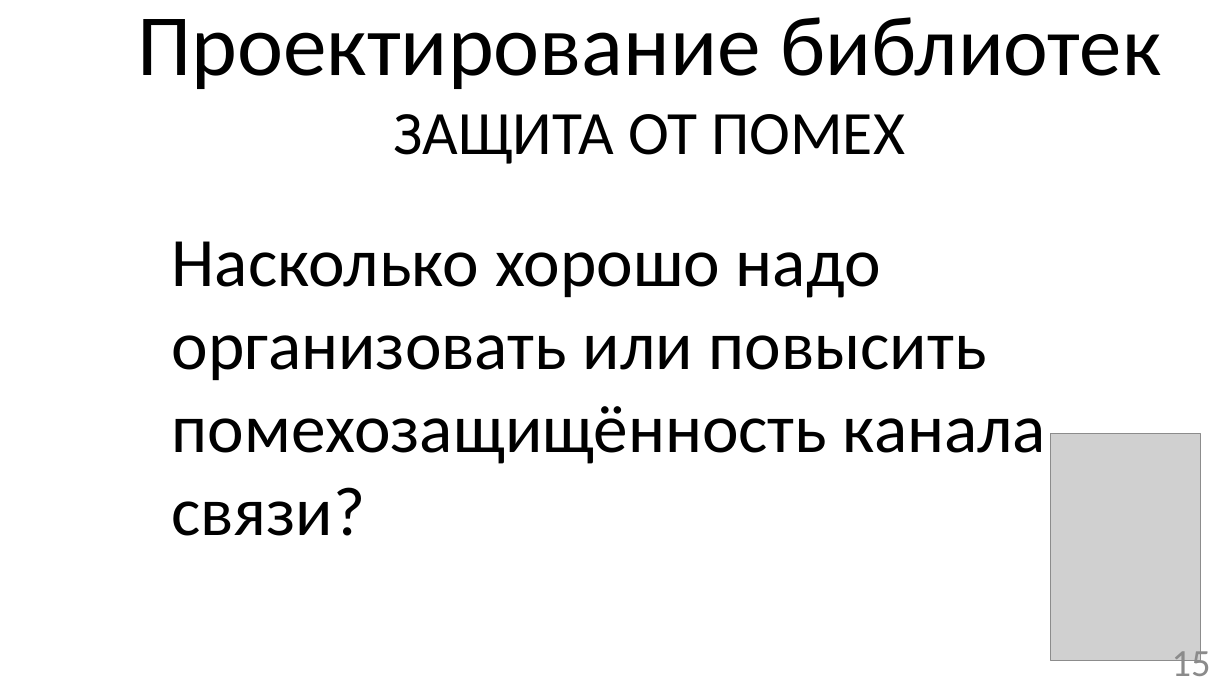
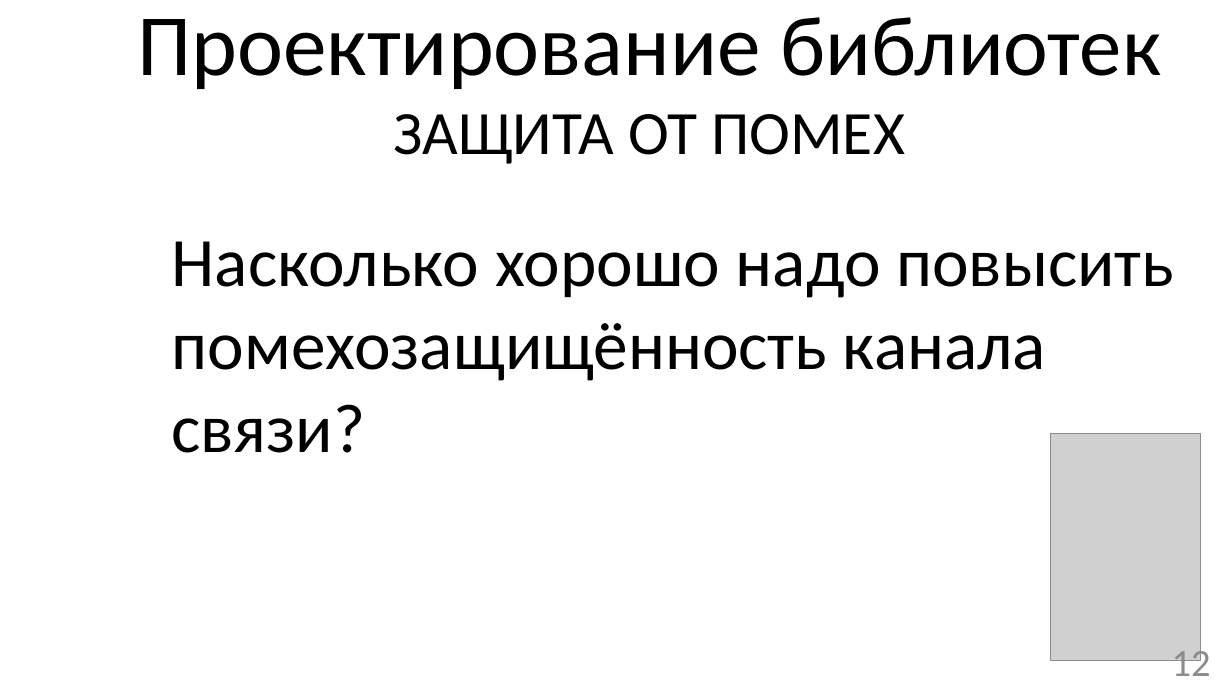
Before and after one commit to mrAdiy/rmsc_bak, a slide deck: slide 12 of Презентация бакалаврской SPEECH.pptx (slide 15 before the commit). Drawn at 1232x693 pixels with LibreOffice and Linux fonts; fonts in the diff are those of the drawing; grey boxes stand for pictures. Boxes give left, top, right and bottom in pixels: in the first picture for what was removed or moved away, otherwise in the second. Text is boxed around its words. In the diff, an @@ line names an element or a change of style, - is before the commit and + after.

```diff
--- a/Презентация бакалаврской SPEECH.pptx
+++ b/Презентация бакалаврской SPEECH.pptx
@@ text at (172, 241, 1174, 381): text changed @@
-Насколько хорошо надо организовать или повысить помехозащищённость канала
+Насколько хорошо надо повысить помехозащищённость канала
@@ page number at (1172, 643, 1211, 676): text changed @@
-15
+12
```
Also in this commit, not shown: 7 other slides changed, 4 slides added, 8 slides removed, 1 other file.
